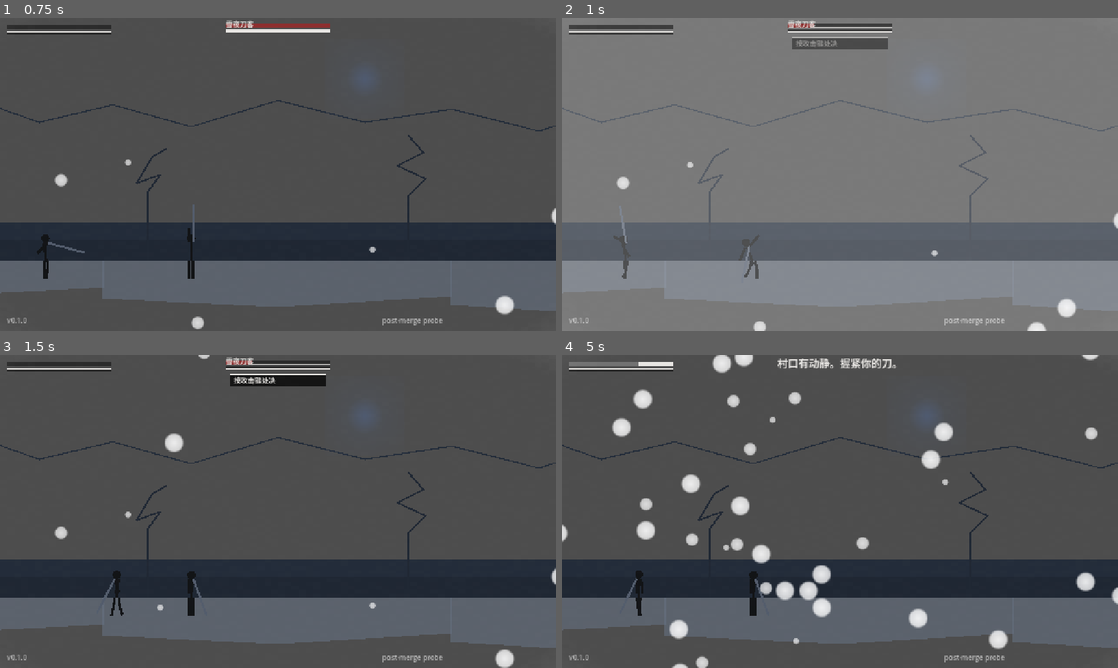
Above: before the commit, frames 1-4 (two rows, left to right).
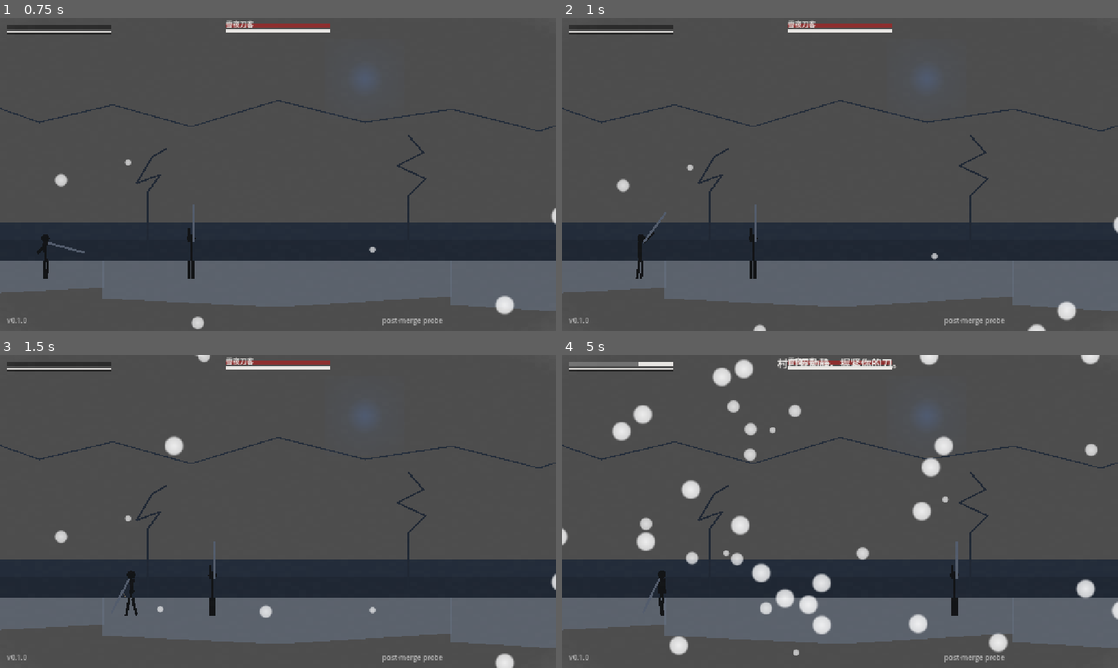
Above: after the commit, the same moments.

Repository: devvi/agent-game-test
Game: Godot game, scene res://scenes/Main.tscn
The game is run twice, just before and just after one commit, with the same random seed, the same clock (stepped at 60 frames per second) and the same inputs.
Inputs (mouse positions are in pixels of both pictures, inside the frame that each line leads up to):
- Up to frame 1 (0.75 s): tap Enter at 0.5 s; move the mouse to (400, 158) at 0.52 s; hold D (game_move_right) from 0.53 s (still down); hold Shift (game_dash) from 0.53 s (still down); click (400, 158) at 0.67 s
- Up to frame 2 (1 s): keep holding D (game_move_right); keep holding Shift (game_dash); tap Space (game_jump) at 0.77 s
- Up to frame 3 (1.5 s): move the mouse to (166, 527) at 1.27 s; release D (game_move_right) at 1.28 s; release Shift (game_dash) at 1.28 s; hold A (game_move_left) from 1.28 s (still down); tap L (game_guard) at 1.35 s
- Up to frame 4 (5 s): tap Space (game_jump) at 1.52, 3.02, 3.77, 4.52 s; move the mouse to (895, 442) at 2.02 s; release A (game_move_left) at 2.03 s; hold D (game_move_right) 2.03-3.53 s; tap K (game_heavy_attack) at 2.1 s; move the mouse to (812, 574) at 2.77 s; tap E (game_interact) at 2.85 s; click (812, 574) at 2.92 s; move the mouse to (1006, 558) at 3.52 s; hold A (game_move_left) from 3.53 s (still down); tap J (game_light_attack) at 3.6 s; move the mouse to (673, 464) at 4.27 s; tap F (game_revive) at 4.35 s

Frame 1 is identical in both runs. In frame 2, 98% of the frame differs, in the area x 0-100%, y 0-100%; in frame 3, 2.1%; in frame 4, 7.3%.

Commit message:
fix(combat): 虚空命中根因=读实体 local 坐标——改用 global_position 世界坐标
根因(2026-08-21): 玩家/敌人 CombatEntity 是各自移动 controller 的子节点,
其 .position(local) 恒为 (0,0)。judge/execution/knockback 用 .position 做距离判定,
读到恒 0 → dx=0 → 永远'在范围内' → 跨屏也能命中(虚空命中)。

修复(4 处, 全部 .position→global_position, frame 精确):
  combat_judge._sword_hits_body        剑段↔身体胶囊相交(攻击命中)
  execution_orchestrator._arm 处决范围 (EXECUTE_RANGE)
  enemy_ai._on_judge_hit_landed        受击击退方向
  (enemy_ai L77/L203 的 player.position 是 controller root, 无需改)

测试: _place_enemy_in_melee() helper 把敌摆进近身再触发攻击/处决——这些测试本意
  即'敌人已贴身', 只因旧 local dx=0 恒命中才靠 bug 通过。B2/B3/B5/C1 补摆位。
实机(世界坐标)边界: 顶点 dx≤92 命中, dx≥96 挥空(=剑长88+胶囊半宽8)。960px 跨屏击杀消除。
全套件 exit=0: CombatJudge 106 / MainAssembly 126 / EnemyAI 202 / ExecutionOrchestrator 75

Diff:
--- a/shandong-wolf/gdscripts/combat_judge.gd
+++ b/shandong-wolf/gdscripts/combat_judge.gd
@@ -152,10 +152,11 @@
 	##   身体: 竖直胶囊，中心 (defender.x, defender.y)，水平半宽 BODY_CAPSULE_HALF_WIDTH，
 	##         竖直跨 [defender.y - BODY_TOP_EXT, defender.y + BODY_BOTTOM_EXT]（头→脚）。
 	##   命中 = ① 剑高落在敌身体竖直跨内，且 ② 剑段水平伸程触及敌身体近缘。
-	## 旧版从 root(髋) 起量的 `absf(dy)` 盒：敌在玩家正下方(dy=+40) 剑高-44 根本够不到，
-	##   却被判命中——正是"player 没靠近也能击毙"。
-	var attacker_pos = attacker.position
-	var defender_pos = defender.position
+	## 关键（2026-08-21 根因）: 必须用 **global_position**（世界坐标，frame 精确）。玩家/敌人实体
+	##   是各自移动 controller 的子节点，其 `.position`（local）恒为 (0,0)——旧版读 local 导致
+	##   dx 恒为 0，跨屏也能命中=虚空命中。global_position 在测试(parentless)=position，向后兼容。
+	var attacker_pos = attacker.global_position
+	var defender_pos = defender.global_position
 	var sword_y: float = attacker_pos.y + float(C.SWORD_HAND_OFFSET_Y)
 	var sword_x0: float = attacker_pos.x
 	var sword_x1: float = attacker_pos.x + float(direction) * float(C.SWORD_LENGTH)
--- a/shandong-wolf/gdscripts/enemy_ai.gd
+++ b/shandong-wolf/gdscripts/enemy_ai.gd
@@ -182,7 +182,7 @@
 		return
 	var dx: float = 0.0
 	if attacker != null:
-		dx = attacker.position.x - position.x
+		dx = attacker.global_position.x - global_position.x
 	_knockback_dir = -1 if dx >= 0.0 else 1
 	_knockback_vel = float(C.ENEMY_KNOCKBACK_PX)
 
--- a/shandong-wolf/gdscripts/execution_orchestrator.gd
+++ b/shandong-wolf/gdscripts/execution_orchestrator.gd
@@ -149,7 +149,7 @@
 		return                        # 防「尸体处决」演出（PRD §5.2-3）
 	if _enemy == null or not is_instance_valid(_enemy):
 		return
-	if absf(_player.position.x - _enemy.position.x) > _range_px():
+	if absf(_player.global_position.x - _enemy.global_position.x) > _range_px():
 		return                        # 距离外 → 正常 attack
 	_trigger_execution()
 
--- a/shandong-wolf/tests/test_main_assembly.gd
+++ b/shandong-wolf/tests/test_main_assembly.gd
@@ -158,6 +158,24 @@
 	return m.get_node_or_null("MainBattle")
 
 
+func _place_enemy_in_melee(a: Node, dx: float = 60.0, dy: float = 0.0) -> void:
+	## 把敌人实体放进玩家近身（世界坐标）——弹反/受击测试的前提。
+	## 2026-08-21: judge 用 global_position 判定剑段↔身体胶囊（旧版读 local 恒 0 恒命中）；
+	##   这些测试在实体仍相隔 360px 时强制 attack，真实 AI 会先 chase 进 ENEMY_ATTACK_RANGE，
+	##   测试需显式把敌人摆进近身再触发攻击，否则剑判挥空、弹反链断。
+	var p = a.get("player_entity") if a != null else null
+	var e = a.get("enemy_entity") if a != null else null
+	if p == null or e == null:
+		return
+	var p_global: Vector2 = p.global_position
+	var e_ctrl = e.get_parent()       # EnemyAI controller 根（移动体）
+	if e_ctrl != null and e_ctrl is Node2D and e_ctrl.get("entity") == e:
+		e_ctrl.global_position = p_global + Vector2(dx, dy)
+	else:
+		e.global_position = p_global + Vector2(dx, dy)
+	e.set("facing", -1)              # 面向玩家（PARRY_DIRECTION_TOLERANCE=1）
+
+
 func _enemy_hit_ms() -> int:
 	## 敌攻击命中时点 = ENEMY_ATTACK_WINDUP 帧 → hit_ms = 帧 × 1000 / FRAME_RHYTHM_BASE
 	return int(WolfConstantsScript.ENEMY_ATTACK_WINDUP) * 1000 / int(WolfConstantsScript.FRAME_RHYTHM_BASE)
@@ -356,6 +374,7 @@
 	if a == null:
 		_free_main(m)
 		return
+	_place_enemy_in_melee(a)
 	a.enemy_entity.facing = -1
 	a.enemy_entity.request_transition("attack")
 	_assert(a.judge._windows.size() >= 1, "B2: 敌人 attack → 判定器窗口已登记")
@@ -381,6 +400,8 @@
 	a.enemy_entity.take_stance_damage(100.0)
 	_assert(a.enemy_entity.is_stance_broken == true, "B3: 敌架势崩解")
 	_assert(a.execution.get("_armed") == true, "B3: 崩解 → 处决窗口 armed")
+	# 处决范围判定用 global_position（旧版 local 恒 0 恒"距离内"）；摆进近身使 EXECUTE_RANGE 真实触发
+	_place_enemy_in_melee(a)
 	a.enemy_entity.died.connect(_on_died_spy)
 	var ic = _get_root().get_node_or_null("InputController")
 	_assert(ic != null, "B3: InputController autoload 可用")
@@ -422,6 +443,7 @@
 		_free_main(m)
 		return
 	a.reaction.feedback_played.connect(_on_feedback_spy)
+	_place_enemy_in_melee(a)
 	a.enemy_entity.facing = -1
 	a.enemy_entity.request_transition("attack")
 	a.judge._on_guard_pressed(_enemy_hit_ms())
@@ -492,7 +514,8 @@
 	a.game_state_changed.connect(_on_game_state_changed)
 	_assert(a.game_state == a.GameState.IDLE, "C1: 初始 IDLE")
 
-	# 1. 遇敌 → COMBAT
+	# 1. 遇敌 → COMBAT（敌进玩家近身再攻击——judge 用 global_position 判定，旧版 local 恒 0 恒命中）
+	_place_enemy_in_melee(a)
 	a.enemy_entity.facing = -1
 	a.enemy_entity.request_transition("attack")
 	_assert(a.game_state == a.GameState.COMBAT, "C1: 敌人 attack → COMBAT")
